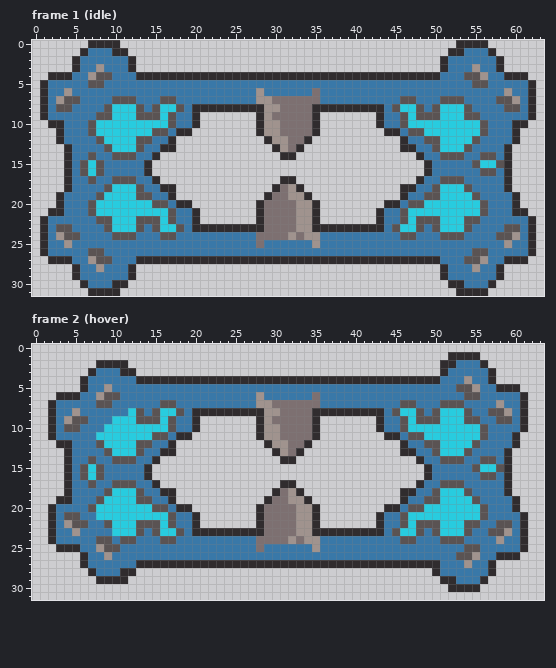
A pixel-art file gets an edit: design/dix2.ase. The picture above is the old version.
64x32 pixels, 4 frames. Shown: frame 1 (idle), frame 2 (hover). The commit also changed other frames, which this record leaves out.
The result:
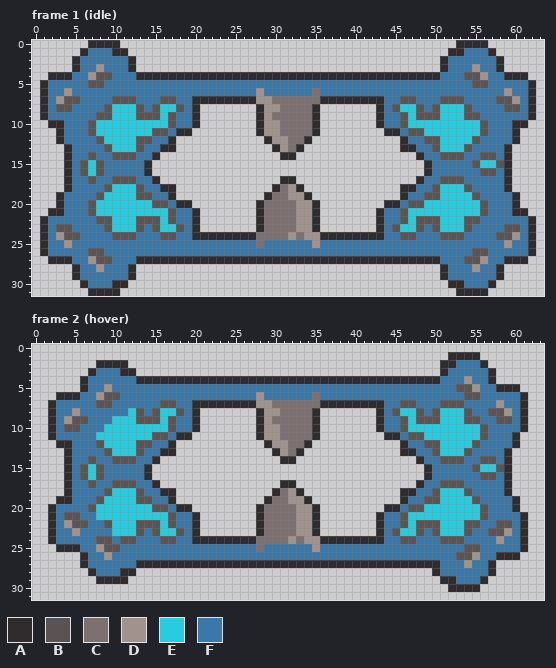
Palette (. is transparent): A #302c2e  B #5a5353  C #7d7071  D #a0938e  E #28ccdf  F #3978a8
What changed:
Frame 1 (idle):
y 7: x 20..27 FFFFFFFF -> AAAAAAAA; x 36..43 FFFFFFFF -> AAAAAAAA
y 8: x 21..27 AAAAAAA -> .......; x 36..42 AAAAAAA -> .......
y 23: x 21..27 AAAAAAA -> .......; x 36..42 AAAAAAA -> .......
y 24: x 20..27 FFFFFFFF -> AAAAAAAA; x 36..43 FFFFFFFF -> AAAAAAAA
Frame 2 (hover): the same change as frame 1 (idle)
Where, in picture pixels (left, top, right, bottom), the same in both pictures:
changed: (192, 96, 256, 112)
changed: (320, 96, 384, 112)
changed: (192, 224, 256, 240)
changed: (320, 224, 384, 240)
changed: (192, 400, 256, 416)
changed: (320, 400, 384, 416)
changed: (192, 528, 256, 544)
changed: (320, 528, 384, 544)
